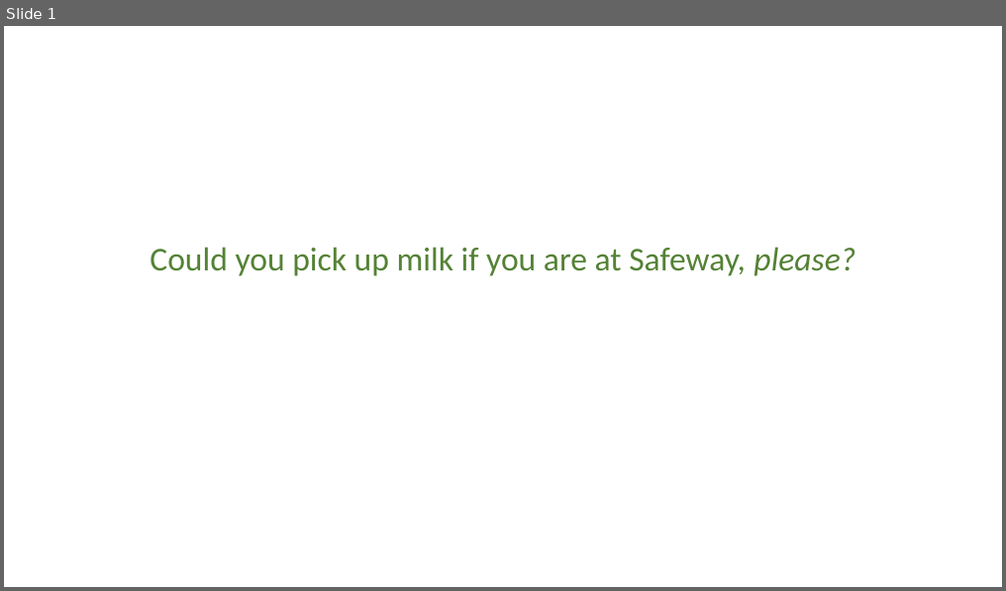
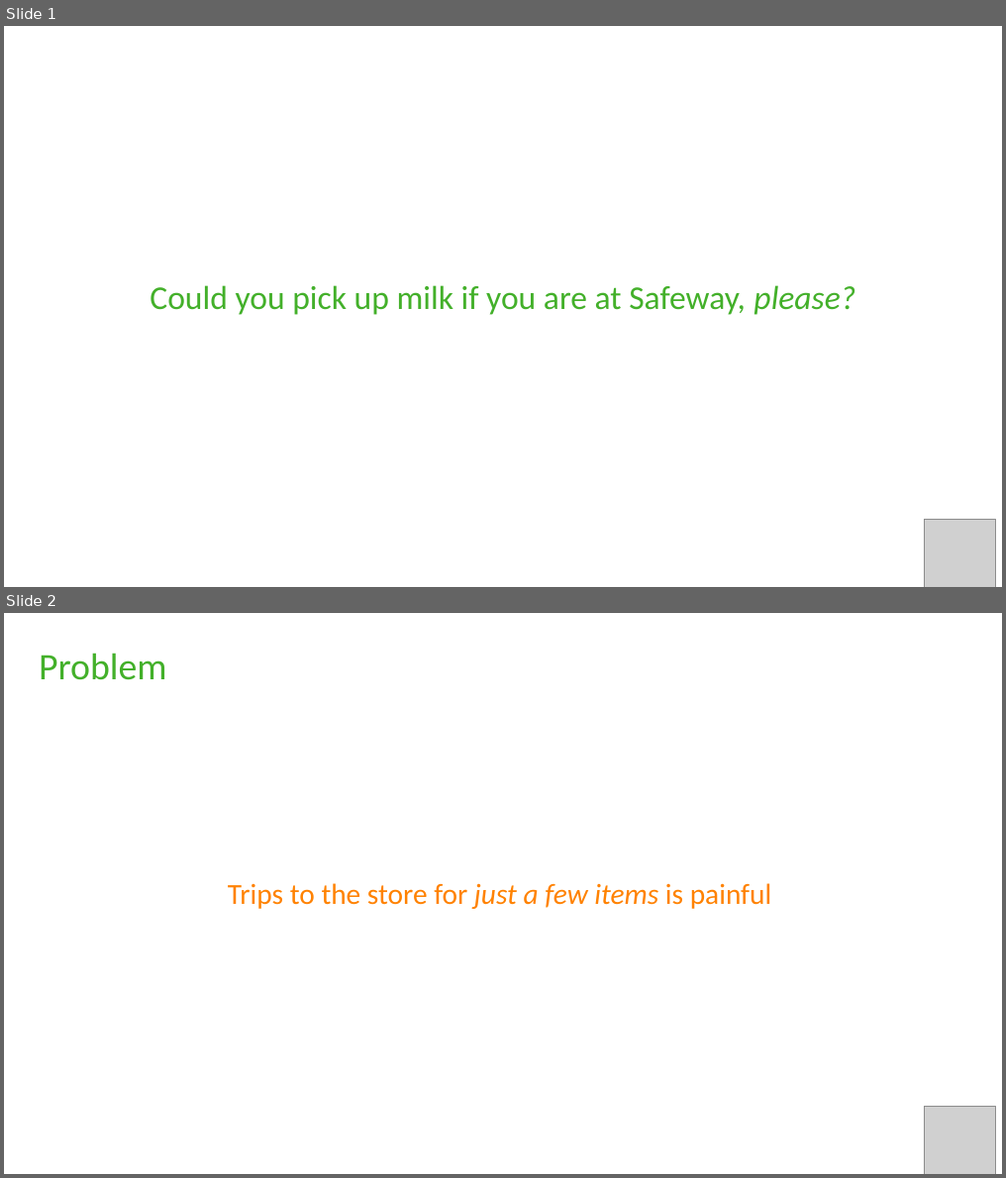
Before and after one commit to Codepath-Sep-2017-Group-16/ShopperPro, a slide deck: Presentation/Presentation.pptx. Shown one above the other, each under a label of ours: slide 1 before the commit, slides 1 and 2 after it. The pictures are 1006x591 and 1006x1178 pixels, drawn with LibreOffice and Linux fonts; fonts in the diff are those of the drawing; grey boxes stand for pictures. Boxes give left, top, right and bottom in pixels: in the first picture for what was removed or moved away, otherwise in the second. Text is boxed around its words. In the diff, an @@ line names an element or a change of style, - is before the commit and + after.

```diff
--- a/Presentation/Presentation.pptx
+++ b/Presentation/Presentation.pptx
@@ slide 2 added at <box>4,613,1002,1174</box>, background #FFFFFF @@
@@ text added at <box>39,653,166,680</box>, 36 pt, text #43B02A @@
+Problem
@@ text added at <box>228,883,772,909</box>, 28 pt, text #FF8200 @@
+Trips to the store for just a few items is painful
@@ picture added at <box>925,1106,996,1174</box> @@
@@ slide 1 changed as well @@
@@ subtitle "Could you pick up milk ...": place and size @@
-subtitle "Could you pick up milk ..." at <box>150,247,855,276</box>
+subtitle "Could you pick up milk ..." at <box>150,285,855,315</box>
@@ subtitle "Could you pick up milk ..." at <box>150,285,855,315</box>: text colour #548235 to #43B02A @@
@@ picture added at <box>925,519,996,587</box> @@
```
Also in this commit, not shown: 6 other slides added.
